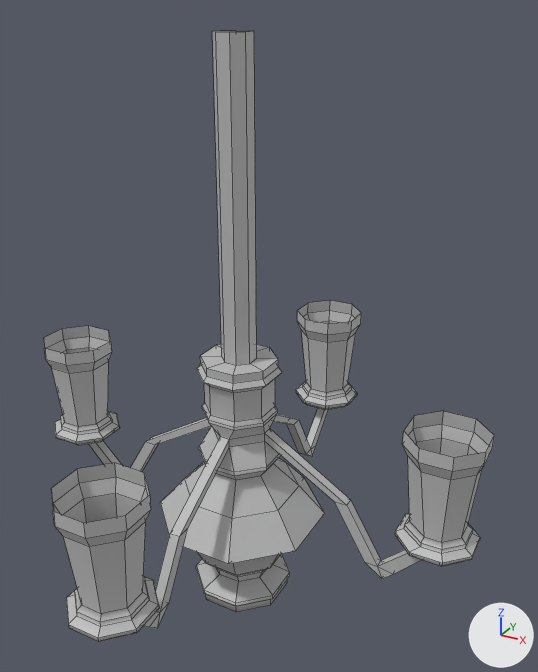
Before and after pictures for a commit that changed the FBX model Unfinished Business/Assets/Models/Foyer Objects/Foyer Structure/foyer_chandelier.fbx.
Rendered twice from a 50 mm lens placed at (1.43, -2.34, 1.28), pointed at (0.09, 0.09, 0.07). Lighting does not change. The marker at lower right points along +X, +Y and +Z. Mesh edges are drawn as thin lines. Where no turn or scale is listed for an object, it has been applied to the vertices.
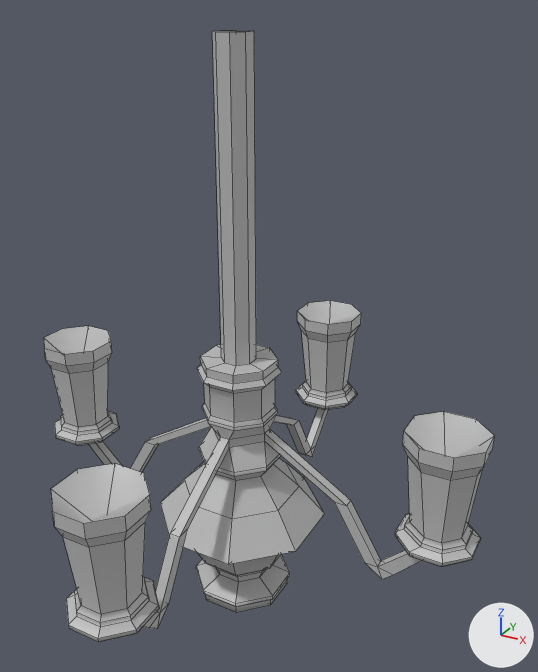
Pixel boxes (x1, y1, x2, y2) of what changed, in the pictures (538 x 672 px):
'pCylinder15', reshaped, moved: before (44, 30, 494, 641); after (44, 30, 494, 642)
part 1 of me_mesh, added: after (298, 301, 361, 324)
part 2 of me_mesh, added: after (51, 464, 150, 524)
part 3 of me_mesh, added: after (44, 326, 111, 354)
part 4 of me_mesh, added: after (404, 411, 494, 458)

The edits, one by one:
Material 'lambert1' (mat_lambert1) is new.
Its base color is (0.5, 0.5, 0.5) (grey #bcbcbc).
me_mesh has 585 vertices, 576 faces and spans x -1.02..1.02, y -1.02..1.02, z -1.21..1.21.
me_mesh is used by ob_pcylinder15; location (-0.001, 0.002, 0.0).
Verts and faces of me_mesh; kept vertices keep their numbers, new ones are numbered from 585.
Before the commit, vertices of me_mesh: 44 (-0.14, 0.81, -0.12) at pixel (297, 310), 45 (-0.06, 0.72, -0.12) at pixel (305, 319), 46 (0.07, 0.73, -0.12) at pixel (328, 323), 47 (0.15, 0.81, -0.12) at pixel (351, 321), 48 (0.15, 0.94, -0.12) at pixel (361, 312).
Before the commit, vertices of me_mesh: 49 (0.07, 1.02, -0.12) at pixel (352, 304), 50 (-0.06, 1.02, -0.12) at pixel (330, 300), 51 (-0.14, 0.93, -0.12) at pixel (308, 302).
Before the commit, vertices of me_mesh: 349 (0.16, -0.81, -0.12) at pixel (150, 494), 350 (0.07, -0.72, -0.12) at pixel (144, 472), 351 (-0.06, -0.73, -0.12) at pixel (114, 462), 352 (-0.14, -0.81, -0.12) at pixel (77, 468), 353 (-0.14, -0.94, -0.12) at pixel (51, 488).
Before the commit, vertices of me_mesh: 354 (-0.05, -1.02, -0.12) at pixel (52, 510), 355 (0.07, -1.02, -0.12) at pixel (83, 522), 356 (0.16, -0.93, -0.12) at pixel (125, 515).
Before the commit, vertices of me_mesh: 441 (-0.81, -0.15, -0.12) at pixel (65, 353), 442 (-0.72, -0.06, -0.12) at pixel (93, 350), 443 (-0.73, 0.06, -0.12) at pixel (111, 340), 444 (-0.81, 0.15, -0.12) at pixel (108, 330), 445 (-0.94, 0.15, -0.12) at pixel (88, 325).
Before the commit, vertices of me_mesh: 446 (-1.02, 0.06, -0.12) at pixel (62, 328), 447 (-1.02, -0.06, -0.12) at pixel (43, 337), 448 (-0.93, -0.15, -0.12) at pixel (44, 348).
Before the commit, vertices of me_mesh: 533 (0.81, 0.16, -0.12) at pixel (443, 410), 534 (0.72, 0.07, -0.12) at pixel (414, 415), 535 (0.73, -0.05, -0.12) at pixel (403, 430), 536 (0.81, -0.14, -0.12) at pixel (419, 448), 537 (0.94, -0.14, -0.12) at pixel (454, 457).
Before the commit, vertices of me_mesh: 538 (1.02, -0.05, -0.12) at pixel (486, 451), 539 (1.02, 0.07, -0.12) at pixel (494, 435), 540 (0.93, 0.16, -0.12) at pixel (476, 418).
me_mesh no longer uses material mat_phong1 (grey #bcbcbc).
Part 1, on me_mesh:
New vertex 587 is at (0.01, 0.87, -0.27).
New faces: (44, 45, 46, 587), (46, 47, 48, 587), (48, 49, 50, 587), (44, 587, 50, 51).
Part 2, on me_mesh:
New vertex 586 is at (0.01, -0.87, -0.27).
New faces: (353, 354, 355, 586), (351, 352, 353, 586), (349, 586, 355, 356), (349, 350, 351, 586).
Part 3, on me_mesh:
New vertex 588 is at (-0.87, 0.0, -0.27).
New faces: (441, 588, 447, 448), (445, 446, 447, 588), (441, 442, 443, 588), (443, 444, 445, 588).
Part 4, on me_mesh:
New vertex 585 is at (0.87, 0.01, -0.27).
New faces: (535, 536, 537, 585), (537, 538, 539, 585), (533, 585, 539, 540), (533, 534, 535, 585).
me_mesh now uses material mat_lambert1 (grey #bcbcbc).
Object 'pCylinder15' (ob_pcylinder15) moves from (-0.001, 0.002, 0.0) to (0.0, 0.0, 0.0).
